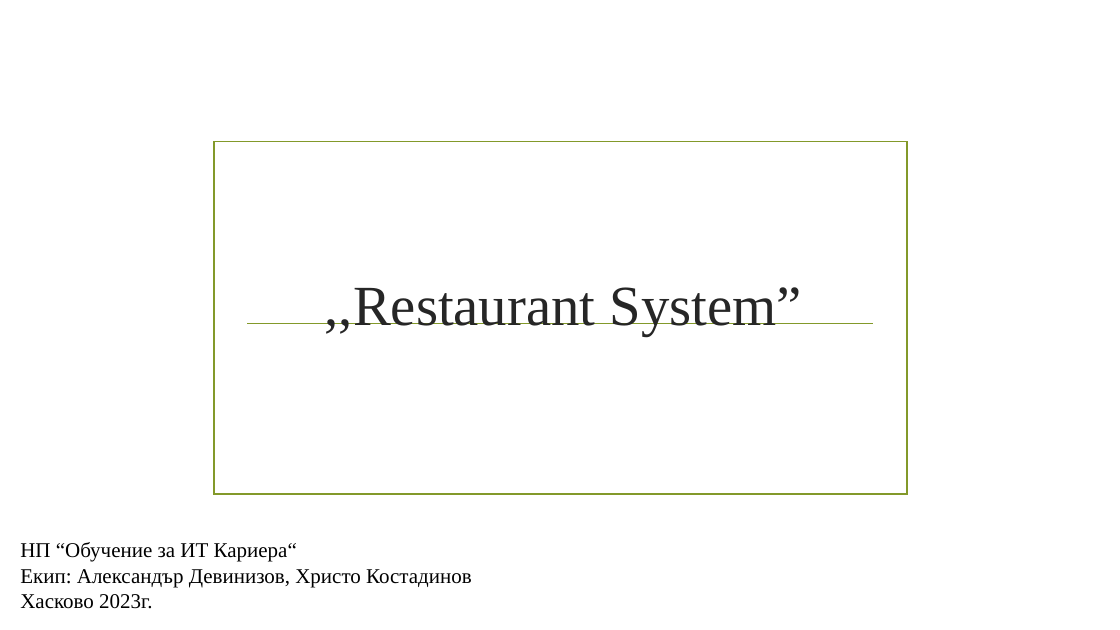
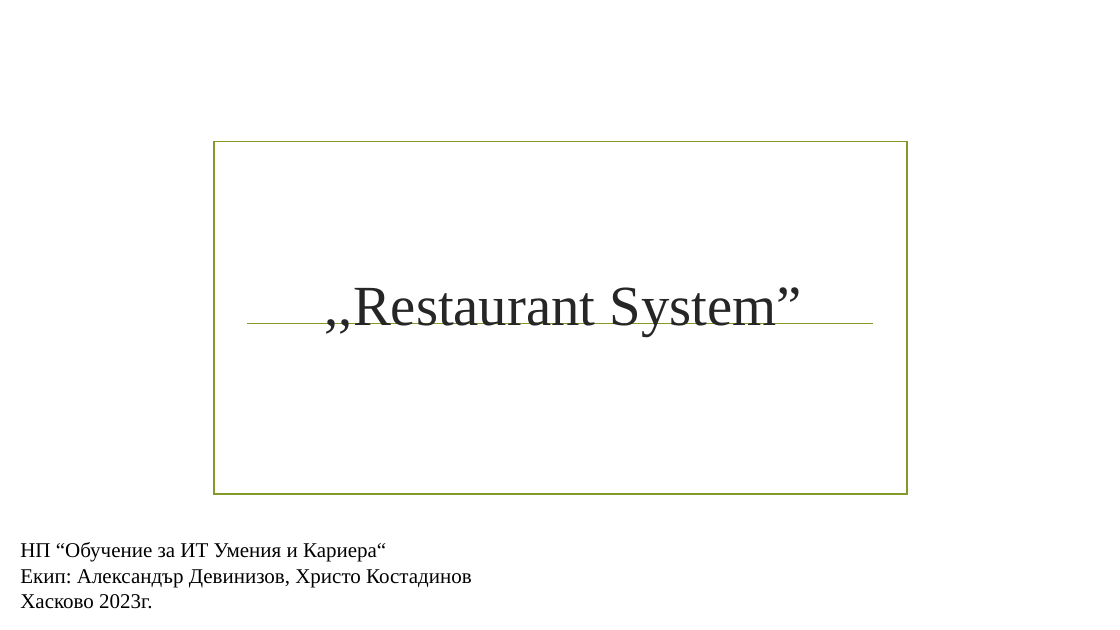
Before and after one commit to AdamS839/RestaurantSystem, a slide deck: slide 1 of Restaurant System.pptx. Drawn at 1120x630 pixels with LibreOffice and Linux fonts; fonts in the diff are those of the drawing; background and template pictures are left out. Boxes give left, top, right and bottom in pixels: in the first picture for what was removed or moved away, otherwise in the second. Text is boxed around its words. In the diff, an @@ line names an element or a change of style, - is before the commit and + after.

```diff
--- a/Restaurant System.pptx
+++ b/Restaurant System.pptx
@@ text at [20, 542, 386, 562]: text changed @@
-НП “Обучение за ИТ Кариера“
+НП “Обучение за ИТ Умения и Кариера“
```
Also in this commit, not shown: 1 other slide changed, 1 other file.
